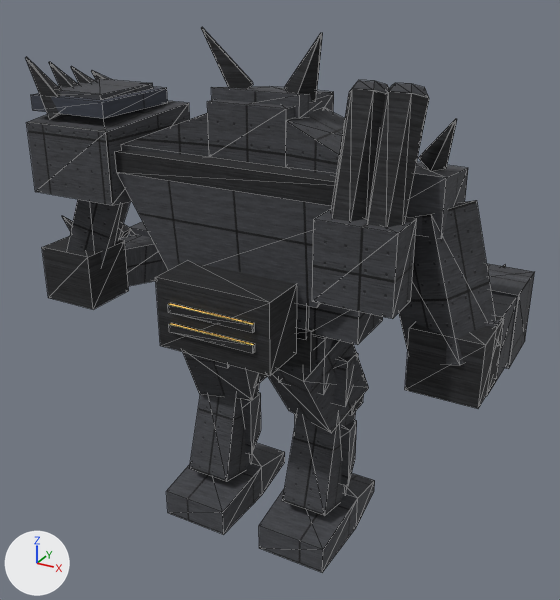
What one commit did to the glTF model art/models/nemesis.glb.
The view is the same before and after, from a camera (50 mm lens) standing at (71.5, -124.6, 115.2) and looking at (-1.8, 8.8, 48.6). Every picture has the same lights, and +X, +Y and +Z are marked at lower left. The first picture is the older version. Mesh edges are drawn as thin lines. Where no turn or scale is listed for an object, it has been applied to the vertices. Vertices at exactly the same position are counted once.

Script lines for the objects in view, before the commit:
```python
me_condenser = bpy.data.meshes.new('condenser')
me_condenser.from_pydata(...)  # a box spanning x -12.0..12.0, y -20.0..-10.0, z 48.0..62.0
me_condenser.materials.append(mat_steel_dark)  # picture img_dark
me_condenser_slot = bpy.data.meshes.new('condenser_slot')
me_condenser_slot.from_pydata(...)  # a box spanning x -9.0..9.0, y -20.8..-20.0, z 52.0..53.5
me_condenser_slot.materials.append(mat_amber_strip)  # picture img_strip
me_condenser_slot_001 = bpy.data.meshes.new('condenser_slot.001')
me_condenser_slot_001.from_pydata(...)  # a box spanning x -9.0..9.0, y -20.8..-20.0, z 56.0..57.5
me_condenser_slot_001.materials.append(mat_amber_strip)  # picture img_strip
me_shin = bpy.data.meshes.new('shin')
me_shin.from_pydata(...)  # 8 vertices, 12 faces; spans x -17.0..-7.0, y -6.3..9.8, z 6.6..31.3
me_shin.materials.append(mat_steel_panel)  # picture img_panel
ob_condenser = bpy.data.objects.new('condenser', me_condenser)
ob_condenser.location = (0.0, 0.0, 0.0)
ob_condenser_slot = bpy.data.objects.new('condenser_slot', me_condenser_slot)
ob_condenser_slot.location = (0.0, 0.0, 0.0)
ob_condenser_slot_001 = bpy.data.objects.new('condenser_slot.001', me_condenser_slot_001)
ob_condenser_slot_001.location = (0.0, 0.0, 0.0)
ob_shin = bpy.data.objects.new('shin', me_shin)
ob_shin.location = (0.0, 0.0, 0.0)
# also in view: 'fist_top.001' at (45.5, 25.0, 48.0); 'ward_plate' at (-37.0, -2.0, 89.5); 'pauldron_spike' at (-41.8, -10.0, 92.4); 'trapezius.001' at (17.0, -1.0, 84.0); 'pauldron_l' at (-36.0, -2.0, 79.0)
```
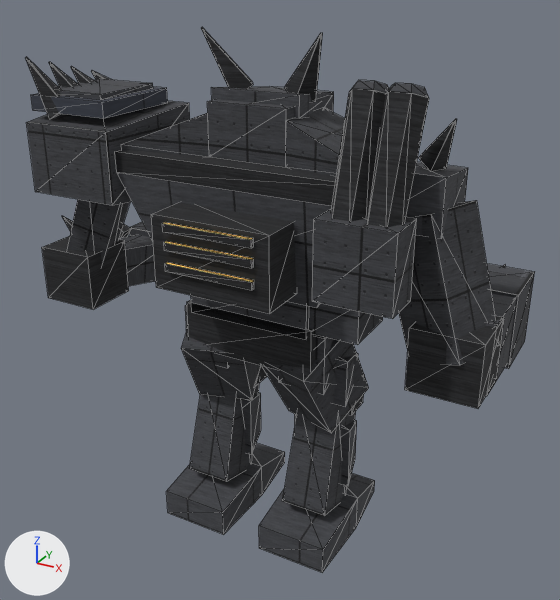
Where the change shows, as pixel boxes [x1, y1, x2, y2] in the pictures (560 x 600 px):
'condenser', moved
    before: [155, 261, 297, 375]
    after: [151, 202, 297, 314]
'condenser_slot.001', moved
    before: [168, 303, 255, 333]
    after: [164, 241, 254, 268]
'condenser_slot', moved
    before: [169, 323, 255, 353]
    after: [165, 262, 254, 290]
'condenser_slot.002', added
    after: [162, 222, 254, 248]
'pelvis', unchanged, uncovered by the edit
    before: [283, 328, 317, 369]
    after: [187, 300, 317, 369]
'waist', unchanged, uncovered by the edit
    before: [297, 304, 309, 339]
    after: [191, 296, 309, 339]

What the commit changed:
me_condenser is used by ob_condenser; location (0.0, 0.0, 0.0).
me_condenser had 8 vertices, 12 faces and spanned x -12.0..12.0, y -20.0..-10.0, z 48.0..62.0.
me_condenser now has 8 vertices, 12 faces and spans x -12.0..12.0, y -20.0..-10.0, z 60.0..74.0.
me_condenser part 1: the whole mesh is moved by (0.0, 0.0, 12.0).
me_condenser_slot is used by ob_condenser_slot; location (0.0, 0.0, 0.0).
me_condenser_slot had 8 vertices, 12 faces and spanned x -9.0..9.0, y -20.8..-20.0, z 52.0..53.5.
me_condenser_slot now has 8 vertices, 12 faces and spans x -9.0..9.0, y -20.8..-20.0, z 64.0..65.5.
me_condenser_slot part 2: the whole mesh is moved by (0.0, 0.0, 12.0).
me_condenser_slot_001 is used by ob_condenser_slot_001; location (0.0, 0.0, 0.0).
me_condenser_slot_001 had 8 vertices, 12 faces and spanned x -9.0..9.0, y -20.8..-20.0, z 56.0..57.5.
me_condenser_slot_001 now has 8 vertices, 12 faces and spans x -9.0..9.0, y -20.8..-20.0, z 68.0..69.5.
me_condenser_slot_001 part 3: the whole mesh is moved by (0.0, 0.0, 12.0).
Mesh me_condenser_slot_002 is new.
It is a box spanning x -9.0..9.0, y -20.8..-20.0, z 71.5..73.0.
It uses material mat_amber_strip (picture img_strip).
Object 'condenser_slot.002' (ob_condenser_slot_002) is new; it shows me_condenser_slot_002.
Its location is (0.0, 0.0, 0.0).
